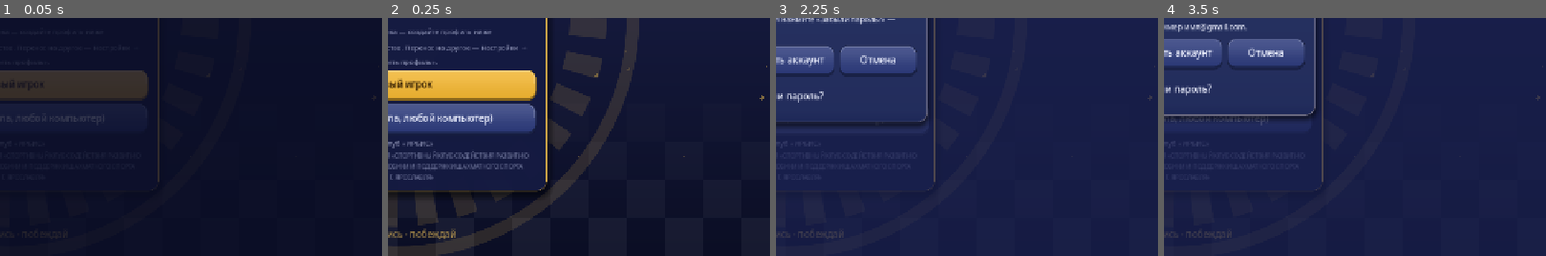
Above: before the commit, frames 1-4 (left to right).
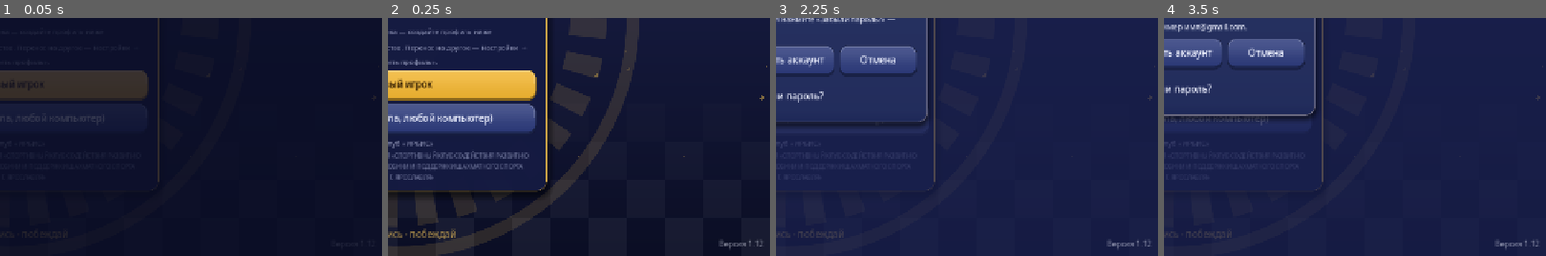
Above: after the commit, the same moments.

Repository: gish4ik1985-crypto/chess-off
Game: Godot game, scene res://scenes/Login.tscn
The game is run twice, just before and just after one commit, with the same random seed, the same clock (stepped at 60 frames per second) and the same inputs.
Inputs:
- Up to frame 1 (0.05 s): no input
- Up to frame 2 (0.25 s): no input
- Up to frame 3 (2.25 s): click "+ Новый игрок" at 0.5 s; click "Создать и играть" at 1.25 s; click "Онлайн-вход (школа, любой ком…" at 2 s
- Up to frame 4 (3.5 s): click "Войти" at 2.75 s
The pictures show only the part of the screen within x 49-99%, y 50-100%; the shares and areas given below are measured in that part.

The runs differ from the first frame. In frame 2, 0.2% of the frame differs, in the area x 86-98%, y 93-97%; in frame 3, 0.2%; in frame 4, 0.2%.

Commit message:
Номер версии в углу меню и экрана входа (1.12); сборка web/build.ps1 -Version
Co-Authored-By: Claude Sonnet 5.5 <noreply@anthropic.com>

Diff:
--- a/docs/version.json
+++ b/docs/version.json
@@ -1 +1 @@
-{"build":"20261026101946"}
+{"build":"1.12"}
--- a/scripts/AppUpdate.gd
+++ b/scripts/AppUpdate.gd
@@ -22,7 +22,7 @@
 		set_process(false)
 		set_process_input(false)
 		return
-	my_build = FileAccess.get_file_as_string("res://build_id.txt").strip_edges()
+	my_build = FileAccess.get_file_as_string("res://build_id.txt").strip_edges() # «1.12»: тот же номер, что показан в углу меню
 	_ask_site.call_deferred()
 
 func _input(event: InputEvent) -> void:
--- a/scripts/Global.gd
+++ b/scripts/Global.gd
@@ -162,8 +162,24 @@
 signal update_ready # на сайте вышла новая сборка (см. AppUpdate)
 var update_available := false
 var app_update: AppUpdate
+var app_version := "" # номер сборки, например «1.12» (res://build_id.txt, ставит web/build.ps1)
+
+# Мелкая надпись «Версия N» в правом нижнем углу — чтобы видеть, обновилась ли игра.
+func add_version_label(parent: Control) -> void:
+	if app_version == "":
+		return
+	var l := Label.new()
+	l.text = "Версия " + app_version
+	l.add_theme_font_size_override("font_size", 13)
+	l.add_theme_color_override("font_color", Color(0.75, 0.78, 0.9, 0.55))
+	l.set_anchors_and_offsets_preset(Control.PRESET_BOTTOM_RIGHT, Control.PRESET_MODE_MINSIZE, 8)
+	l.mouse_filter = Control.MOUSE_FILTER_IGNORE
+	l.z_index = 5
+	parent.add_child(l)
 
 func _ready() -> void:
+	if FileAccess.file_exists("res://build_id.txt"):
+		app_version = FileAccess.get_file_as_string("res://build_id.txt").strip_edges()
 	app_update = AppUpdate.new()
 	add_child(app_update)
 	get_window().title = CLUB_NAME # заголовок окна и вкладки; имя проекта (chessoff) не меняем: от него зависит папка профилей
--- a/scripts/Login.gd
+++ b/scripts/Login.gd
@@ -255,6 +255,7 @@
 	motto.set_anchors_and_offsets_preset(Control.PRESET_CENTER_BOTTOM, Control.PRESET_MODE_MINSIZE, 28)
 	motto.mouse_filter = Control.MOUSE_FILTER_IGNORE
 	_backdrop.add_child(motto)
+	Global.add_version_label(_backdrop)
 
 # Печать клуба водяным знаком: те же кольцо, шахматные отрезки и молния, но одной золотой линией
 # с малой прозрачностью — фон не спорит с карточкой входа.
--- a/scripts/Menu.gd
+++ b/scripts/Menu.gd
@@ -41,6 +41,7 @@
 }
 
 func _ready() -> void:
+	Global.add_version_label(self)
 	for path in TOOLTIPS:
 		var n = get_node_or_null(path)
 		if n != null:
Not shown, changed: build_id.txt
Not shown, changed: README.md
Not shown, changed: docs/index.html
Not shown, changed: docs/index.pck
Not shown, changed: docs/index.service.worker.js
Not shown, changed: web/build.ps1
